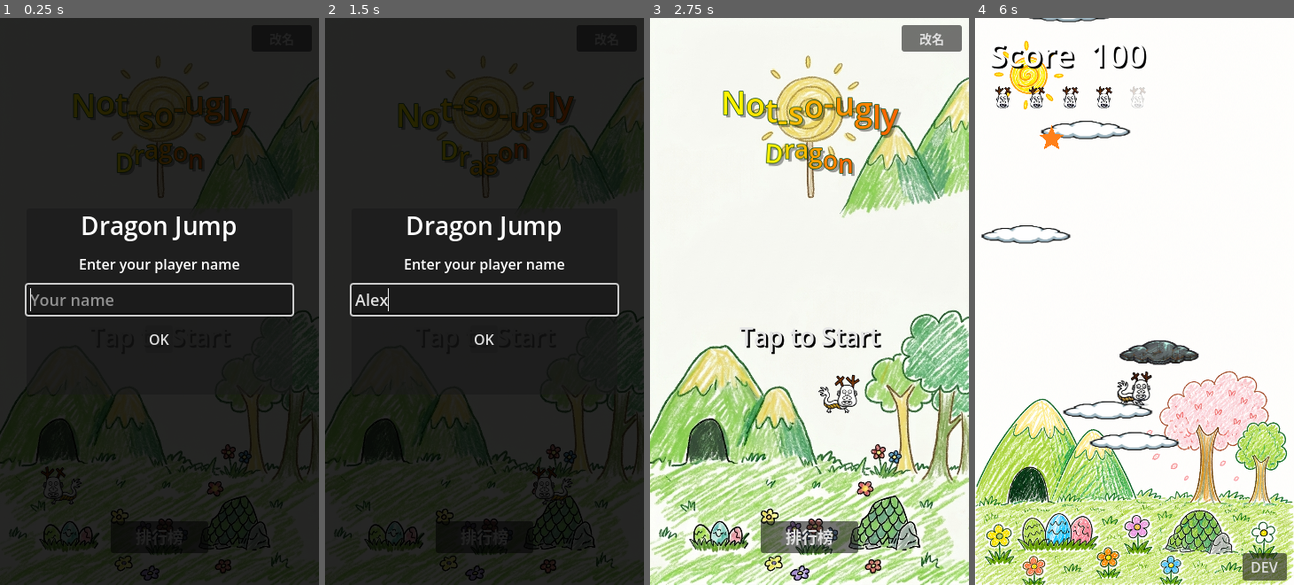
Above: before the commit, frames 1-4 (left to right).
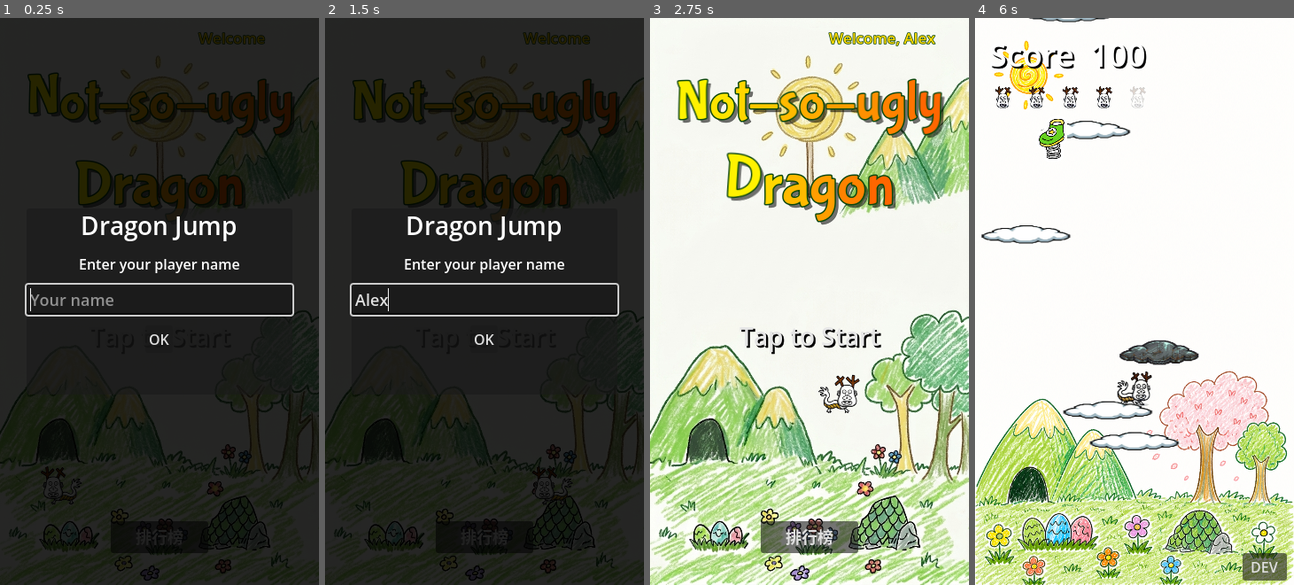
Above: after the commit, the same moments.

Repository: leo70623/Dragon_jump
Game: Godot game, scene res://start_screen.tscn
Two runs of this game, one before a commit and one after it. Both use one fixed random seed, a clock stepped at 60 frames per second and the inputs below.
Inputs (mouse positions are in pixels of both pictures, inside the frame that each line leads up to):
- Up to frame 1 (0.25 s): no input
- Up to frame 2 (1.5 s): click (484, 301) at 0.52 s; type "Alex" at 0.6 s; click "改名" (after the commit: "Welcome") at 1.25 s
- Up to frame 3 (2.75 s): click "OK" at 2 s
- Up to frame 4 (6 s): tap Enter at 2.75 s; move the mouse to (1204, 273) at 2.77 s; hold Right (ui_right) 2.78-3.5 s; click (1204, 273) at 2.92 s; drag from (1070, 329) to (1134, 437) at 3.52 s; move the mouse to (1166, 176) at 4.27 s; hold Left (ui_left) 4.28-5 s; drag from (1118, 414) to (1185, 131) at 5.02 s; click (1134, 301) at 5.75 s

The runs differ from the first frame. In frame 1, 4.7% of the frame differs, in the area x 8-92%, y 2-34%; in frame 2, 4.9%; in frame 3, 9.5%, in the area x 8-98%, y 1-37%; in frame 4, 0.4%.

Commit message:
feat: 敵人碰撞修復、無敵黑雲閃爍、道具視覺、字型修復
- 敵人碰撞：任何方向碰到敵人都扣命，只有踩頭（n.y < -0.7）才消滅
- 無敵黑雲：invincible 期間觸碰黑雲改為閃爍三下消失，不扣命
- 道具視覺：星星/彈簧鞋改用 Sprite2D + item_power.gdshader 掃光
- 標題字型：FontFile 載入 BubblegumSans-Regular.ttf 套用至標題 Labels
- 敵人 Y 修正：BRICK 平台 cloud_half_h=30.0，移除 [ENEMY Y] debug print
- 資產更新：enemy_01 → enemy_idle，移除舊 ChatGPT 暫存圖片

Co-Authored-By: Claude Sonnet 4.6 <noreply@anthropic.com>

Diff:
--- /dev/null
+++ b/assets/ui/item_power.gdshader
@@ -0,0 +1,9 @@
+shader_type canvas_item;
+void fragment() {
+    vec4 col = texture(TEXTURE, UV);
+    float diagonal = UV.x + UV.y;
+    float sweep = pow(max(0.0, sin(diagonal * 3.14159 - TIME * 4.0)), 16.0);
+    float mask = col.a;
+    col.rgb += vec3(sweep * 0.8 * mask);
+    COLOR = col;
+}
--- a/enemy.gd
+++ b/enemy.gd
@@ -10,13 +10,17 @@
 var _dead: bool = false
 
 func _ready() -> void:
+	collision_layer = 2
+	collision_mask = 0
 	add_to_group("enemy")
 	$AnimatedSprite2D.play("idle")
 
 func _physics_process(delta: float) -> void:
 	if _dead or not is_instance_valid(cloud_ref):
 		return
-	global_position.y = cloud_ref.global_position.y - cloud_ref_half_h - 32.0
+	var ptype: int = cloud_ref.get("platform_type") if cloud_ref.get("platform_type") != null else 0
+	var cloud_half_h: float = 30.0 if ptype == 3 else 4.0
+	global_position.y = cloud_ref.global_position.y - cloud_half_h - 32.0  # 32.0 = 512 * 0.125 / 2
 	if speed > 0.0:
 		position.x += speed * direction * delta
 		$AnimatedSprite2D.flip_h = direction < 0.0
--- a/enemy.tscn
+++ b/enemy.tscn
@@ -1,37 +1,37 @@
 [gd_scene format=3 uid="uid://c3enemyx5yqmb"]
 
 [ext_resource type="Script" path="res://enemy.gd" id="1_enemy"]
-[ext_resource type="Texture2D" path="res://assets/enemies/enemy_01.png" id="2_tex"]
+[ext_resource type="Texture2D" path="res://assets/enemies/enemy_idle.png" id="2_tex"]
 [ext_resource type="Texture2D" path="res://assets/enemies/enemy_hit.png" id="3_hit"]
 [ext_resource type="Shader" path="res://assets/enemies/enemy_sweep.gdshader" id="4_shader"]
 
 [sub_resource type="AtlasTexture" id="AT_0"]
 atlas = ExtResource("2_tex")
-region = Rect2(0, 0, 64, 64)
+region = Rect2(0, 0, 512, 512)
 
 [sub_resource type="AtlasTexture" id="AT_1"]
 atlas = ExtResource("2_tex")
-region = Rect2(64, 0, 64, 64)
+region = Rect2(512, 0, 512, 512)
 
 [sub_resource type="AtlasTexture" id="AT_2"]
 atlas = ExtResource("2_tex")
-region = Rect2(128, 0, 64, 64)
+region = Rect2(1024, 0, 512, 512)
 
 [sub_resource type="AtlasTexture" id="AT_3"]
 atlas = ExtResource("2_tex")
-region = Rect2(192, 0, 64, 64)
+region = Rect2(1536, 0, 512, 512)
 
 [sub_resource type="AtlasTexture" id="AT_4"]
 atlas = ExtResource("3_hit")
-region = Rect2(0, 0, 64, 64)
+region = Rect2(0, 0, 512, 512)
 
 [sub_resource type="AtlasTexture" id="AT_5"]
 atlas = ExtResource("3_hit")
-region = Rect2(64, 0, 64, 64)
+region = Rect2(512, 0, 512, 512)
 
 [sub_resource type="AtlasTexture" id="AT_6"]
 atlas = ExtResource("3_hit")
-region = Rect2(128, 0, 64, 64)
+region = Rect2(1024, 0, 512, 512)
 
 [sub_resource type="SpriteFrames" id="SF_1"]
 animations = [{
@@ -79,7 +79,7 @@
 script = ExtResource("1_enemy")
 
 [node name="AnimatedSprite2D" type="AnimatedSprite2D" parent="."]
-scale = Vector2(1.0, 1.0)
+scale = Vector2(0.125, 0.125)
 material = SubResource("ShaderMat_1")
 sprite_frames = SubResource("SF_1")
 
--- a/item.gd
+++ b/item.gd
@@ -11,29 +11,8 @@
 	collision_layer = 4
 	collision_mask = 1
 	body_entered.connect(_on_body_entered)
-	queue_redraw()
-
-func _draw() -> void:
-	match item_type:
-		Type.EXTRA_LIFE:
-			# type=0 無敵：黃色圓形
-			draw_circle(Vector2.ZERO, 14.0, Color(1.0, 0.85, 0.1))
-			draw_circle(Vector2.ZERO, 10.0, Color(1.0, 0.95, 0.4))
-		Type.BOOST:
-			# type=1 跳高：橘色星形
-			_draw_star(Vector2.ZERO, 15.0, 6.5, 5, Color(1.0, 0.5, 0.1))
-
-func _draw_star(center: Vector2, outer_r: float, inner_r: float, pts: int, color: Color) -> void:
-	var polygon := PackedVector2Array()
-	for i in pts * 2:
-		var angle := -PI * 0.5 + PI * float(i) / float(pts)
-		var r := outer_r if i % 2 == 0 else inner_r
-		polygon.append(center + Vector2(cos(angle), sin(angle)) * r)
-	draw_polygon(polygon, PackedColorArray([color]))
-
-func _process(_delta: float) -> void:
-	if item_type == Type.EXTRA_LIFE:
-		modulate = Color(1.0, 1.0, 0.5 + sin(Time.get_ticks_msec() * 0.005) * 0.5, 1.0)
+	$PowerSprite.visible = item_type == Type.EXTRA_LIFE
+	$BoostSprite.visible = item_type == Type.BOOST
 
 func _on_body_entered(body: Node) -> void:
 	if _already_collected:
--- a/item.tscn
+++ b/item.tscn
@@ -1,6 +1,15 @@
 [gd_scene format=3 uid="uid://bitem001x1akv"]
 
 [ext_resource type="Script" path="res://item.gd" id="1_item"]
+[ext_resource type="Texture2D" path="res://assets/ui/item_power_idle.png" id="2_tex"]
+[ext_resource type="Shader" path="res://assets/ui/item_power.gdshader" id="3_shader"]
+[ext_resource type="Texture2D" path="res://assets/ui/item_shoes_idle.png" id="4_tex"]
+
+[sub_resource type="ShaderMaterial" id="ShaderMat_1"]
+shader = ExtResource("3_shader")
+
+[sub_resource type="ShaderMaterial" id="ShaderMat_2"]
+shader = ExtResource("3_shader")
 
 [sub_resource type="CircleShape2D" id="CS_1"]
 radius = 15.0
@@ -8,5 +17,17 @@
 [node name="Item" type="Area2D"]
 script = ExtResource("1_item")
 
+[node name="PowerSprite" type="Sprite2D" parent="."]
+visible = false
+scale = Vector2(0.115, 0.115)
+texture = ExtResource("2_tex")
+material = SubResource("ShaderMat_1")
+
+[node name="BoostSprite" type="Sprite2D" parent="."]
+visible = false
+scale = Vector2(0.115, 0.115)
+texture = ExtResource("4_tex")
+material = SubResource("ShaderMat_2")
+
 [node name="CollisionShape2D" type="CollisionShape2D" parent="."]
 shape = SubResource("CS_1")
--- a/main.gd
+++ b/main.gd
@@ -227,8 +227,13 @@
 		var secs := int(remaining) % 60
 		cooldown_label.text = "Next life in: %02d:%02d" % [mins, secs]
 
-func _on_damage_cloud_hit_player() -> void:
-	if not game_over_flag and _invincible_timer <= 0.0:
+func _on_damage_cloud_hit_player(platform: Node2D) -> void:
+	if game_over_flag:
+		return
+	if _invincible_timer > 0.0:
+		if is_instance_valid(platform):
+			platform.flash_and_free()
+	else:
 		_show_game_over()
 
 func _show_game_over() -> void:
@@ -339,7 +344,7 @@
 		p.direction = 1.0 if randf() > 0.5 else -1.0
 
 	if ptype == Platform.Type.DAMAGE:
-		p.hit_player.connect(_on_damage_cloud_hit_player)
+		p.hit_player.connect(_on_damage_cloud_hit_player.bind(p))
 	platforms_node.add_child(p)
 
 	if score >= 100 and ptype == Platform.Type.NORMAL:
--- a/platform.gd
+++ b/platform.gd
@@ -164,6 +164,14 @@
 	_anim.play("dark_hit")
 	hit_player.emit()
 
+func flash_and_free() -> void:
+	_damage_hit = true
+	var tw := create_tween()
+	for i in 3:
+		tw.tween_property(self, "modulate:a", 0.0, 0.2)
+		tw.tween_property(self, "modulate:a", 1.0, 0.2)
+	tw.tween_callback(queue_free)
+
 func start_crumble() -> void:
 	if not _crumble_shake and not _crumbling:
 		_base_x = position.x
--- a/player.gd
+++ b/player.gd
@@ -127,7 +127,7 @@
 			if n.y < -0.7:
 				collider.die()
 				velocity.y = JUMP_VELOCITY
-			elif abs(n.x) > 0.7 and abs(n.y) < 0.3:
+			else:
 				collider.hit_player.emit()
 			continue
 		if n.y < -0.5 and not was_on_floor:
--- a/start_screen.gd
+++ b/start_screen.gd
@@ -12,14 +12,24 @@
 # Title per-letter animation
 var _title_labels: Array[Label] = []
 var _base_y: Array[float] = []
-var _wave_phase: Array[float] = []
 var _rot_timer: Array[float] = []
 var _rot_angle: Array[float] = []
 var _rot_wobbling: Array[bool] = []
-var _anim_time: float = 0.0
+var _piano_bounceable: Array[bool] = []
+
+# Piano key state
+const LETTER_DUR := 0.3
+const PIANO_PAUSE := 0.7
+var _piano_idx: int = 0
+var _piano_t: float = 0.0
+var _piano_pausing: bool = false
 
 const _LINE1 := "Not-so-ugly"
 const _LINE2 := "Dragon"
+
+# Welcome label
+var _welcome_label: Button = null
+var _last_player_name: String = ""
 
 func _ready() -> void:
 	var vp := get_viewport_rect().size
@@ -47,30 +57,42 @@
 	lb_btn.pressed.connect(_on_leaderboard_pressed)
 	$UI.add_child(lb_btn)
 
-	var nm_btn := Button.new()
-	nm_btn.text = "改名"
-	nm_btn.add_theme_font_size_override("font_size", 14)
-	nm_btn.custom_minimum_size = Vector2(68, 28)
-	nm_btn.position = Vector2(vp.x - 76.0, 8.0)
-	nm_btn.pressed.connect(_on_change_name_pressed)
-	$UI.add_child(nm_btn)
+	_welcome_label = Button.new()
+	_welcome_label.flat = true
+	_welcome_label.add_theme_font_size_override("font_size", 17)
+	_welcome_label.add_theme_color_override("font_color", Color(1.0, 0.85, 0.0))
+	_welcome_label.add_theme_constant_override("outline_size", 3)
+	_welcome_label.add_theme_color_override("font_outline_color", Color(0.05, 0.28, 0.05))
+	_welcome_label.add_theme_color_override("font_shadow_color", Color(0.0, 0.0, 0.0, 0.5))
+	_welcome_label.add_theme_constant_override("shadow_offset_x", 2)
+	_welcome_label.add_theme_constant_override("shadow_offset_y", 2)
+	_welcome_label.custom_minimum_size = Vector2(180, 32)
+	_welcome_label.position = Vector2(vp.x - 188.0, 6.0)
+	_welcome_label.pressed.connect(_on_change_name_pressed)
+	$UI.add_child(_welcome_label)
+	_update_welcome_text()
 
 	_build_title()
 
+func _update_welcome_text() -> void:
+	var name := Leaderboard.player_name
+	_welcome_label.text = ("Welcome, " + name) if name != "" else "Welcome"
+	_last_player_name = name
+
 func _build_title() -> void:
-	var font: Font = ThemeDB.fallback_font
+	var font: FontFile = load("res://BubblegumSans-Regular.ttf")
+	print("[FONT] 字型大小=%d" % font.get_height(72))
 	var vp_w := get_viewport_rect().size.x
-	var fs1 := 36
-	var fs2 := 28
-	# Scale down line 1 font size if it doesn't fit
+	var fs1 := 61
+	var fs2 := 68
 	var w1 := font.get_string_size(_LINE1, HORIZONTAL_ALIGNMENT_LEFT, -1, fs1).x
 	if w1 > vp_w * 0.95:
 		fs1 = int(float(fs1) * vp_w * 0.95 / w1)
-		fs2 = int(float(fs1) * 28.0 / 36.0)
-	_add_line(_LINE1, fs1, 90.0, font, 0)
-	_add_line(_LINE2, fs2, 148.0, font, _LINE1.length())
-
-func _add_line(text: String, font_size: int, base_y: float, font: Font, phase_start: int) -> void:
+		fs2 = int(float(fs2) * vp_w * 0.95 / w1)
+	_add_line(_LINE1, fs1, 60.0, font)
+	_add_line(_LINE2, fs2, 150.0, font)
+
+func _add_line(text: String, font_size: int, base_y: float, font: Font) -> void:
 	var vp_w := get_viewport_rect().size.x
 	var widths: Array[float] = []
 	var total_w := 0.0
@@ -80,29 +102,40 @@
 		total_w += cw
 	var x := (vp_w - total_w) * 0.5
 	for i in text.length():
+		var ch := text[i]
 		var lbl := Label.new()
-		lbl.text = text[i]
+		lbl.text = ch
+		lbl.add_theme_font_override("font", font)
 		lbl.add_theme_font_size_override("font_size", font_size)
-		# Yellow-to-orange gradient across the line
 		var t: float = float(i) / max(float(text.length() - 1), 1.0)
 		lbl.add_theme_color_override("font_color", Color(1.0, lerp(0.95, 0.40, t), 0.0))
-		# Dark green outline 3 px
-		lbl.add_theme_constant_override("outline_size", 3)
+		lbl.add_theme_constant_override("outline_size", 6)
 		lbl.add_theme_color_override("font_outline_color", Color(0.05, 0.28, 0.05))
-		# Light shadow offset (3, 3)
-		lbl.add_theme_color_override("font_shadow_color", Color(0.0, 0.0, 0.0, 0.35))
-		lbl.add_theme_constant_override("shadow_offset_x", 3)
-		lbl.add_theme_constant_override("shadow_offset_y", 3)
+		lbl.add_theme_color_override("font_shadow_color", Color(0.0, 0.0, 0.0, 0.55))
+		lbl.add_theme_constant_override("shadow_offset_x", 4)
+		lbl.add_theme_constant_override("shadow_offset_y", 4)
 		lbl.position = Vector2(x, base_y)
 		lbl.pivot_offset = Vector2(widths[i] * 0.5, float(font_size) * 0.5)
 		$UI.add_child(lbl)
 		_title_labels.append(lbl)
 		_base_y.append(base_y)
-		_wave_phase.append(float(phase_start + i) * 0.5)
 		_rot_timer.append(randf_range(1.5, 4.0))
 		_rot_angle.append(0.0)
 		_rot_wobbling.append(false)
+		_piano_bounceable.append((ch >= "A" and ch <= "Z") or (ch >= "a" and ch <= "z"))
 		x += widths[i]
+
+func _first_bounceable() -> int:
+	for i in _piano_bounceable.size():
+		if _piano_bounceable[i]:
+			return i
+	return _piano_bounceable.size()
+
+func _next_bounceable(from: int) -> int:
+	for i in range(from + 1, _piano_bounceable.size()):
+		if _piano_bounceable[i]:
+			return i
+	return _piano_bounceable.size()
 
 func _process(delta: float) -> void:
 	var vp_w := get_viewport_rect().size.x
@@ -119,12 +152,30 @@
 		_char.flip_h = false
 		_char.position.y = randf_range(400.0, 530.0)
 
-	_anim_time += delta
+	if Leaderboard.player_name != _last_player_name:
+		_update_welcome_text()
+
+	# Piano key: only letter characters bounce, punctuation is skipped
+	_piano_t += delta
+	if _piano_pausing:
+		if _piano_t >= PIANO_PAUSE:
+			_piano_t = 0.0
+			_piano_idx = _first_bounceable()
+			_piano_pausing = false
+	else:
+		if _piano_t >= LETTER_DUR:
+			_piano_t -= LETTER_DUR
+			_piano_idx = _next_bounceable(_piano_idx)
+			if _piano_idx >= _title_labels.size():
+				_piano_pausing = true
+				_piano_t = 0.0
+
 	for i in _title_labels.size():
-		var lbl := _title_labels[i]
-		# Staggered bounce — abs(sin) 模擬真實彈跳落地感
-		lbl.position.y = _base_y[i] + abs(sin(_anim_time * 4.0 + _wave_phase[i])) * -20.0
-		# Occasional rotation: timer alternates between wobble (0.5 s) and idle (3–5 s)
+		var offset := 0.0
+		if not _piano_pausing and i == _piano_idx:
+			offset = -sin(PI * _piano_t / LETTER_DUR) * 15.0
+		_title_labels[i].position.y = _base_y[i] + offset
+
 		_rot_timer[i] -= delta
 		if _rot_timer[i] <= 0.0:
 			_rot_wobbling[i] = not _rot_wobbling[i]
@@ -134,7 +185,7 @@
 			else:
 				_rot_angle[i] = 0.0
 				_rot_timer[i] = randf_range(3.0, 5.0)
-		lbl.rotation_degrees = lerp(lbl.rotation_degrees, _rot_angle[i], delta * 8.0)
+		_title_labels[i].rotation_degrees = lerp(_title_labels[i].rotation_degrees, _rot_angle[i], delta * 8.0)
 
 func _unhandled_input(event: InputEvent) -> void:
 	if (event is InputEventScreenTouch and event.pressed) or \
Binary file changed: BubblegumSans-Regular.ttf
Binary file removed: assets/ChatGPT Image 2026年5月6日 下午07_51_12.png
Binary file removed: assets/ChatGPT Image 2026年5月6日 下午08_41_31.png
Binary file removed: assets/enemies/enemy_01.png
Binary file changed: assets/enemies/enemy_hit.png
Binary file added: assets/enemies/enemy_idle.png
Not shown, changed: assets/enemies/enemy_idle.png.import
Not shown, added: assets/ui/item_power.gdshader.uid
Binary file added: assets/ui/item_power_idle.png
Not shown, changed: assets/ui/item_power_idle.png.import
Binary file added: assets/ui/item_shoes_idle.png
Not shown, changed: assets/ui/item_shoes_idle.png.import
(and 1 more such lines)
